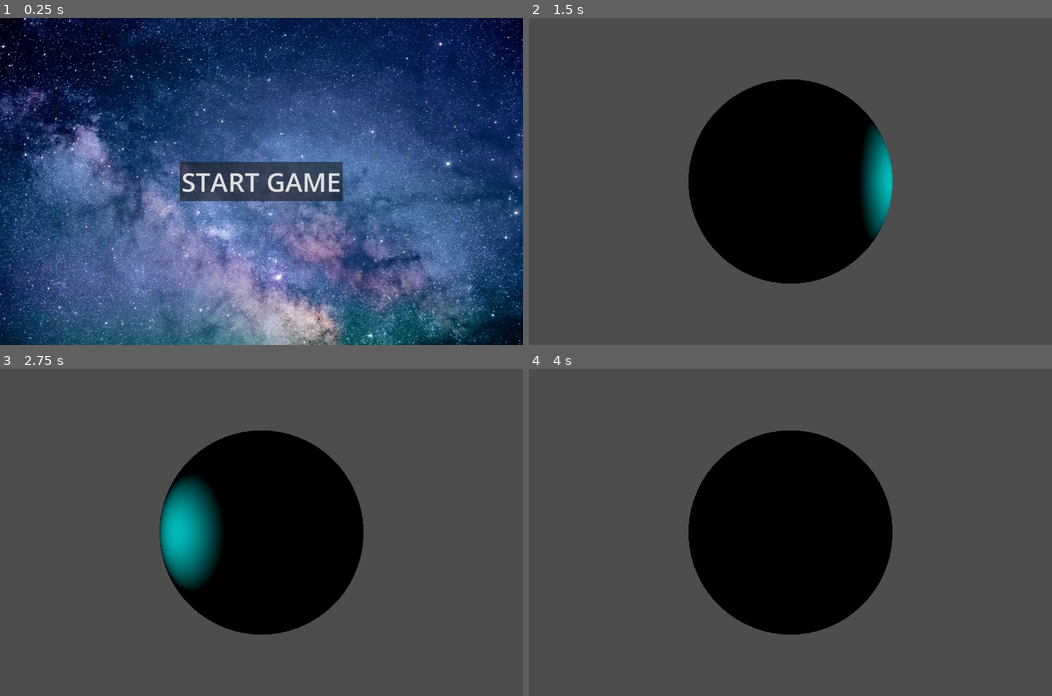
Above: before the commit, frames 1-4 (two rows, left to right).
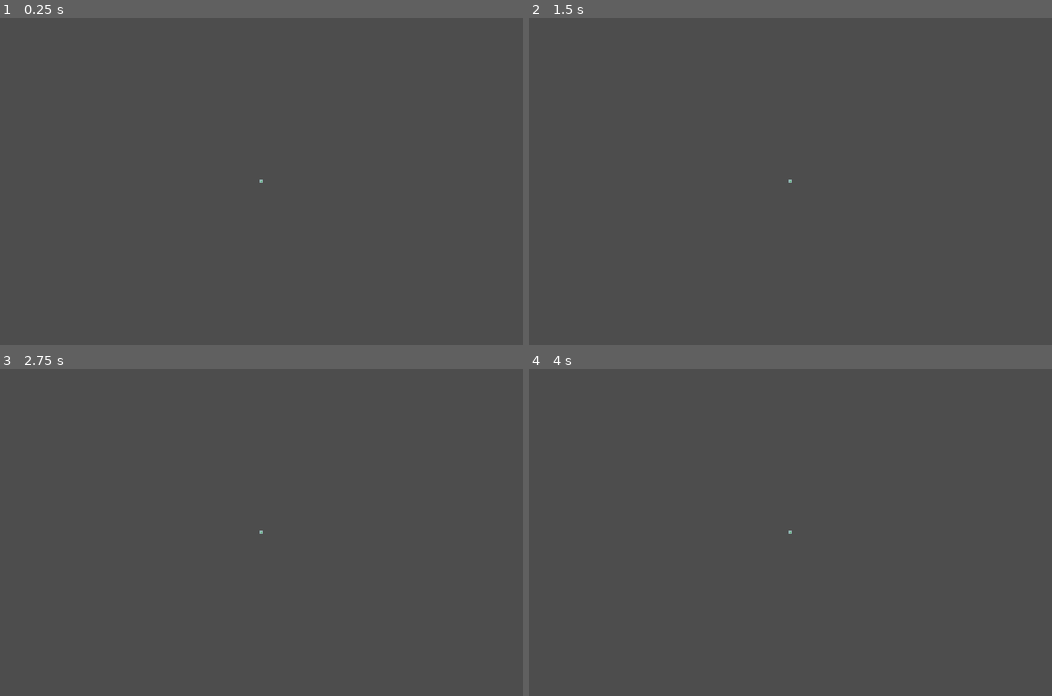
Above: after the commit, the same moments.

Repository: gribbly/GDHOPPER
Game: Godot game, scene res://Main.tscn
Two runs of this game, one before a commit and one after it. Both use one fixed random seed, a clock stepped at 60 frames per second and the inputs below.
Inputs (mouse positions are in pixels of both pictures, inside the frame that each line leads up to):
- Up to frame 1 (0.25 s): no input
- Up to frame 2 (1.5 s): click (790, 181) at 0.5 s, where only the run before the commit has a clickable "START GAME"
- Up to frame 3 (2.75 s): tap Enter at 2 s
- Up to frame 4 (4 s): no input

The runs differ from the first frame. In frame 1, 99% of the frame differs, in the area x 0-100%, y 0-100%; in frame 2, 19%; in frame 3, 19%; in frame 4, 19%.

Commit message:
Improved app structure, plus RH.print global to control 'chattiness' of output logging

Diff:
--- a/autoload/App.gd
+++ b/autoload/App.gd
@@ -15,10 +15,21 @@
 var _pause_overlay: Control = null
 var _level: Node = null
 
+# TUNEABLES
+var debug_autostart := true
+var rh_print_priority = 3 # only RH.prints with this priority or above will be output. Set this to 1 for minimal chatter.
+
 func _ready() -> void:
 	print("🌏 App.gd | Hello worlds...")
 	print("🌏 App.gd | Welcome to ROCKHOPPER")
-	show_title()
+
+	RH.set_rhprint_priority(rh_print_priority) # RH is an alias for Globals.gd, which is set up as an autoload in Project Settings
+
+	if debug_autostart:
+		RH.print("🌏 App.gd | 🛠️ DEBUG - autostarting game...")
+		start_game()
+	else:
+		show_title()
 
 func _unhandled_input(event: InputEvent) -> void:
 	if event.is_action_pressed("pause"):
@@ -28,29 +39,29 @@
 			pause_game()
 
 func show_title() -> void:
-	print("🌏 App.gd | show_title()")
+	RH.print("🌏 App.gd | show_title()")
 	state = MainState.TITLE
 	_swap_main(TITLE_SCN.instantiate())
 	_clear_overlay()
 	get_tree().paused = false
 
 func start_game() -> void:
-	print("🌏 App.gd | start_game()")
+	RH.print("🌏 App.gd | start_game()")
 	state = MainState.PLAYING
 	_load_fresh_level()
 
 func regenerate_level() -> void:
-	print("🌏 App.gd | regenerate_level()")
+	RH.print("🌏 App.gd | regenerate_level()")
 	_load_fresh_level() # note: _swap_main will tear down and replace the existing level
 
 func _load_fresh_level() -> void:
-	print("🌏 App.gd | _load_fresh_level()")
+	RH.print("🌏 App.gd | _load_fresh_level()")
 	var next := LEVEL_SCN.instantiate()
 	_swap_main(next)
 	_level = next
 
 func pause_game() -> void:
-	print("🌏 App.gd | pause_game()")
+	RH.print("🌏 App.gd | pause_game()", 1)
 	if state != MainState.PLAYING: return
 	if _pause_overlay: return
 	_pause_overlay = PAUSE_SCN.instantiate()
@@ -60,21 +71,21 @@
 	_pause_overlay.process_mode = Node.PROCESS_MODE_ALWAYS
 
 func resume_game() -> void:
-	print("🌏 App.gd | resume_game()")
+	RH.print("🌏 App.gd | resume_game()", 1)
 	get_tree().paused = false
 	_clear_overlay()
 
 func quit_to_title() -> void:
-	print("🌏 App.gd | quit_to_title()")
+	RH.print("🌏 App.gd | quit_to_title()")
 	show_title()
 
 func _swap_main(new_root: Node) -> void:
 	if _current_main:
-		print("🌏 App.gd | freeing _current_main")
+		RH.print("🌏 App.gd | freeing _current_main")
 		_current_main.queue_free()
 		await _current_main.tree_exited
 	_current_main = new_root
-	print("🌏 App.gd | adding new_root")
+	RH.print("🌏 App.gd | adding new_root")
 	main_layer.add_child(new_root)
 
 func _clear_overlay() -> void:
--- /dev/null
+++ b/autoload/Globals.gd
@@ -0,0 +1,10 @@
+extends Node
+
+var print_min_priority: int = 3
+
+func set_rhprint_priority(p: int) -> void:
+	print_min_priority = p
+
+func print(msg: String, pri: int = 3) -> void:
+	if pri <= print_min_priority:
+		print(msg)
--- a/project.godot
+++ b/project.godot
@@ -17,6 +17,7 @@
 
 [autoload]
 
+RH="*res://autoload/Globals.gd"
 App="*res://autoload/App.gd"
 
 [display]
--- a/scenes/game/Level.tscn
+++ b/scenes/game/Level.tscn
@@ -1,24 +1,13 @@
-[gd_scene load_steps=3 format=3 uid="uid://dmx3b61sxqsag"]
+[gd_scene load_steps=5 format=3 uid="uid://dmx3b61sxqsag"]
 
-[ext_resource type="Script" uid="uid://csbkitgvk4ppd" path="res://scenes/game/light_rotator.gd" id="1_ah5nq"]
-
-[sub_resource type="SphereMesh" id="SphereMesh_brvwl"]
+[ext_resource type="Script" uid="uid://3kxw3p70bd58" path="res://scenes/game/level.gd" id="1_ah5nq"]
+[ext_resource type="PackedScene" uid="uid://bl7f4st4ckm45" path="res://assets/models/ReferenceCube1m.glb" id="2_gjy3i"]
+[ext_resource type="PackedScene" uid="uid://dkcgvvjuf5u4u" path="res://scenes/game/LevelLight.tscn" id="2_y0wjm"]
+[ext_resource type="PackedScene" uid="uid://dah8ugqwlrl" path="res://scenes/game/LevelCamera.tscn" id="3_alfq7"]
 
 [node name="Level" type="Node3D"]
+script = ExtResource("1_ah5nq")
+level_light = ExtResource("2_y0wjm")
+level_camera = ExtResource("3_alfq7")
 
-[node name="MeshInstance3D" type="MeshInstance3D" parent="."]
-transform = Transform3D(10, 0, 0, 0, 10, 0, 0, 0, 10, 0, 0, 0)
-mesh = SubResource("SphereMesh_brvwl")
-
-[node name="Camera3D" type="Camera3D" parent="."]
-transform = Transform3D(-1, 0, -8.742278e-08, 0, 1, 0, 8.742278e-08, 0, -1, 0, 0, -20)
-projection = 1
-size = 16.0
-
-[node name="LightRotator" type="Node3D" parent="."]
-script = ExtResource("1_ah5nq")
-
-[node name="OmniLight3D" type="OmniLight3D" parent="LightRotator"]
-transform = Transform3D(1, 0, 0, 0, 1, 0, 0, 0, 1, 8, 0, 0)
-light_color = Color(0, 0.8965097, 0.8990981, 1)
-light_energy = 8.0
+[node name="ReferenceCube1m" parent="." instance=ExtResource("2_gjy3i")]
--- /dev/null
+++ b/scenes/game/LevelCamera.tscn
@@ -0,0 +1,8 @@
+[gd_scene format=3 uid="uid://dah8ugqwlrl"]
+
+[node name="LevelCamera" type="Node3D"]
+
+[node name="Camera3D" type="Camera3D" parent="."]
+transform = Transform3D(1, 0, 0, 0, 1, 0, 0, 0, 1, 0, 0, 32)
+projection = 1
+size = 100.0
--- /dev/null
+++ b/scenes/game/LevelLight.tscn
@@ -0,0 +1,7 @@
+[gd_scene format=3 uid="uid://dkcgvvjuf5u4u"]
+
+[node name="LevelLight" type="Node3D"]
+
+[node name="DirectionalLight3D" type="DirectionalLight3D" parent="."]
+transform = Transform3D(0.70710677, -0.5, 0.5, 0, 0.7071068, 0.7071068, -0.7071068, -0.49999994, 0.49999994, 32, 32, 0)
+light_color = Color(0.79803836, 0.9708571, 0.98290414, 1)
--- /dev/null
+++ b/scenes/game/level.gd
@@ -0,0 +1,16 @@
+extends Node3D
+
+@export var level_light: PackedScene
+@export var level_camera: PackedScene
+
+func _ready() -> void:
+	RH.print("🪨 level.gd | ready()", 1)
+
+	# Instantiate the basics...
+	RH.print("🪨 level.gd | ☀️ level_light.instantiate")
+	var inst: Node3D = level_light.instantiate()
+	add_child(inst)
+
+	RH.print("🪨 level.gd | 🎥 level_camera.instantiate")
+	inst = level_camera.instantiate()
+	add_child(inst)
Binary file added: assets/models/ReferenceCube1m.glb
Not shown, added: assets/models/ReferenceCube1m.glb.import
Binary file added: assets/models/ReferenceCube1m_CubeMap.png
Not shown, changed: assets/models/ReferenceCube1m_CubeMap.png.import
Renamed: assets/jeremy-thomas-E0AHdsENmDg-unsplash-2.webp -> assets/textures/jeremy-thomas-E0AHdsENmDg-unsplash-2.webp
Not shown, added: assets/textures/jeremy-thomas-E0AHdsENmDg-unsplash-2.webp.import
Not shown, added: autoload/Globals.gd.uid
Not shown, added: scenes/game/level.gd.uid
